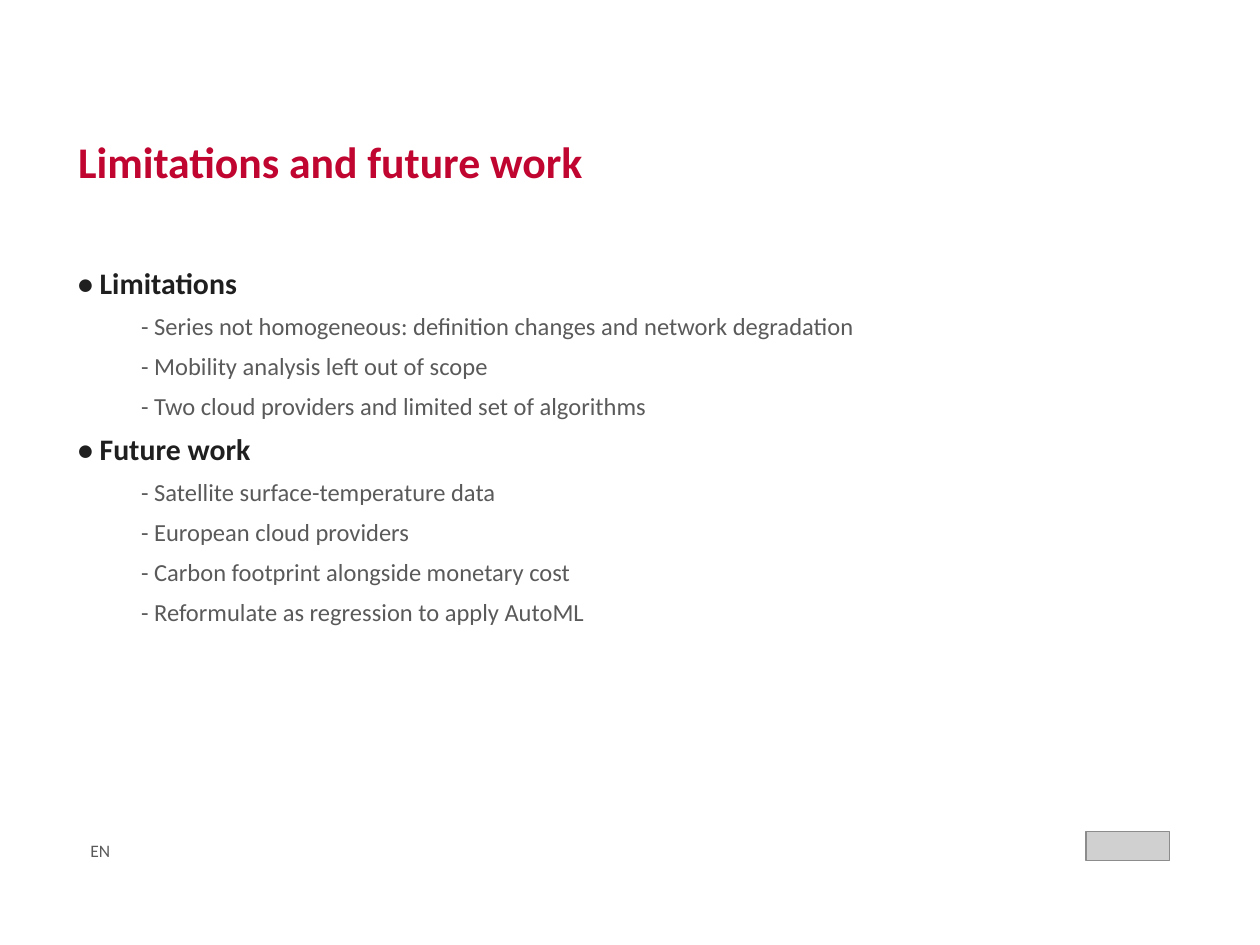
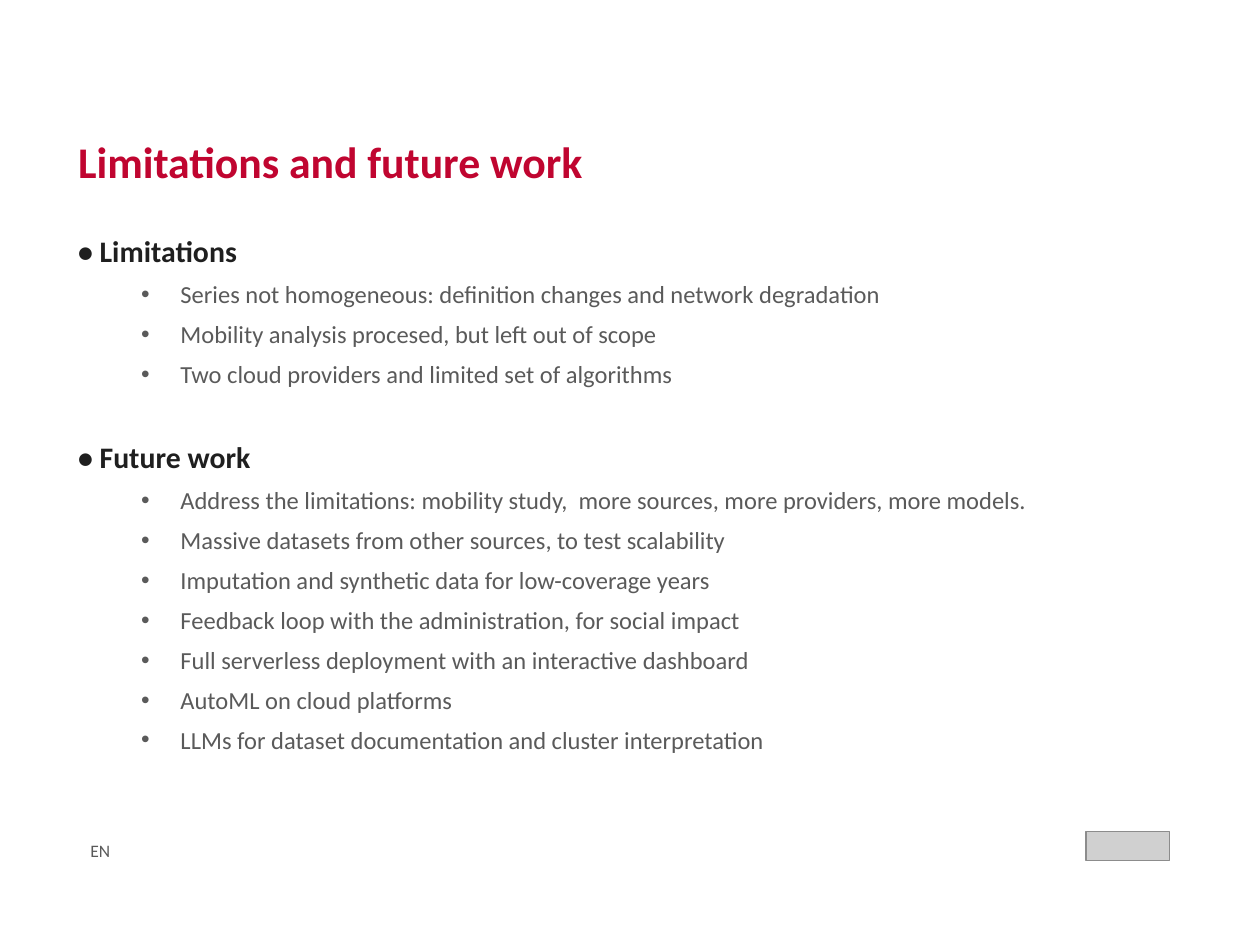
Before and after one commit to crismo04/TFM-cloud-soliutions-to-public-data, a slide deck: slide 32 of master's thesis/TFM_MII_Cloud_AI_PublicData_MolinaCristian_2026.pptx (slide 31 before the commit). Drawn at 1260x945 pixels with LibreOffice and Linux fonts; fonts in the diff are those of the drawing; grey boxes stand for pictures; background and template pictures are left out. Boxes give left, top, right and bottom in pixels: in the first picture for what was removed or moved away, otherwise in the second. Text is boxed around its words. In the diff, an @@ line names an element or a change of style, - is before the commit and + after.

```diff
--- a/master's thesis/TFM_MII_Cloud_AI_PublicData_MolinaCristian_2026.pptx
+++ b/master's thesis/TFM_MII_Cloud_AI_PublicData_MolinaCristian_2026.pptx
@@ text "• Limitations": place and size @@
-text "• Limitations" at [100, 273, 853, 625]
+text "• Limitations" at [100, 241, 1026, 753]
@@ text at [180, 286, 879, 387]: text changed @@
-  - Series not homogeneous: definition changes and network degradation
-  - Mobility analysis left out of scope
-  - Two cloud providers and limited set of algorithms
+  • Series not homogeneous: definition changes and network degradation
+  • Mobility analysis procesed, but left out of scope
+  • Two cloud providers and limited set of algorithms
@@ text at [180, 492, 1026, 753]: text changed @@
-  - Satellite surface-temperature data
-  - European cloud providers
-  - Carbon footprint alongside monetary cost
-  - Reformulate as regression to apply AutoML
+  • Address the limitations: mobility study, more sources, more providers, more models.
+  • Massive datasets from other sources, to test scalability
+  • Imputation and synthetic data for low-coverage years
+  • Feedback loop with the administration, for social impact
+  • Full serverless deployment with an interactive dashboard
+  • AutoML on cloud platforms
+  • LLMs for dataset documentation and cluster interpretation
```
Also in this commit, not shown: 22 other slides changed, 1 slide added, 9 other files.
